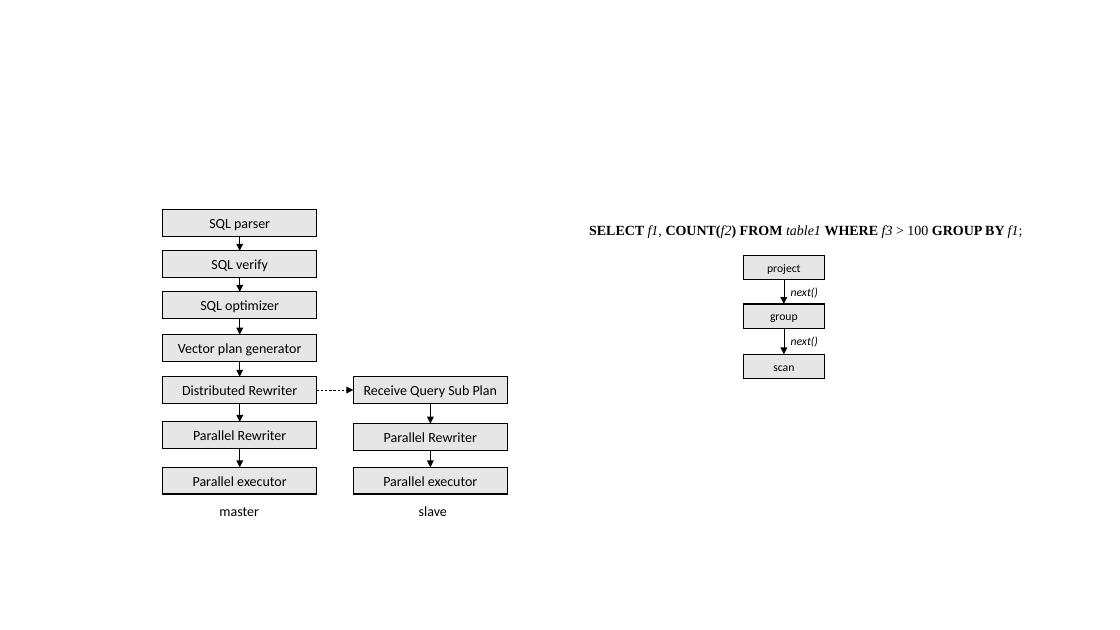
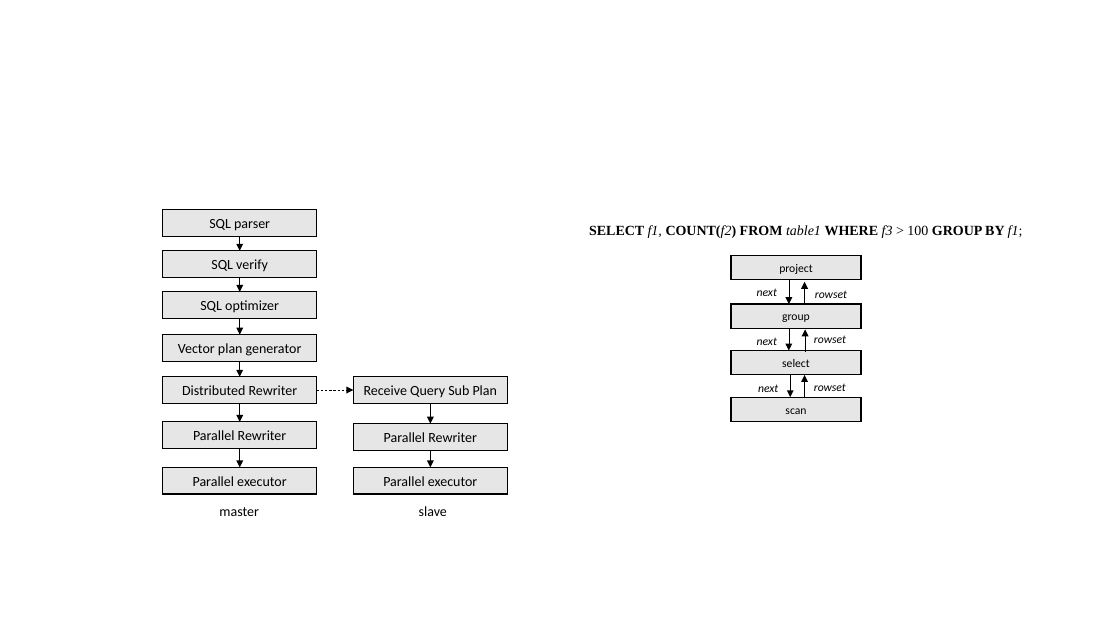
Before and after one commit to scott-zgeng/thor, a slide deck: slide 12 of doc/thor architecture.pptx (slide 11 before the commit). Drawn at 1120x630 pixels with LibreOffice and Linux fonts; fonts in the diff are those of the drawing. Boxes give left, top, right and bottom in pixels: in the first picture for what was removed or moved away, otherwise in the second. Text is boxed around its words. In the diff, an @@ line names an element or a change of style, - is before the commit and + after.

```diff
--- a/doc/thor architecture.pptx
+++ b/doc/thor architecture.pptx
@@ rectangle "project": place and size @@
-rectangle "project" at box(744, 255, 824, 280)
+rectangle "project" at box(731, 255, 861, 280)
@@ text at box(757, 288, 777, 296): text changed @@
-next()
+next
@@ arrow moved from (784, 280) - (784, 304) to (789, 280) - (789, 304) @@
@@ arrow added from (805, 304) to (805, 282), #000000 0.5 pt @@
@@ text added at box(815, 290, 847, 298), 10 pt, text #000000, italic @@
+rowset
@@ rectangle "group": place and size @@
-rectangle "group" at box(744, 304, 824, 329)
+rectangle "group" at box(731, 304, 861, 329)
@@ arrow moved from (784, 329) - (784, 355) to (789, 329) - (789, 350) @@
@@ arrow added from (806, 352) to (806, 329), #000000 0.5 pt @@
@@ rectangle added at box(731, 350, 861, 375), fill #E7E6E6, outline #000000 1 pt, 10 pt, text #000000 @@
+select
@@ text at box(757, 337, 777, 345): text changed @@
-next()
+next
@@ text added at box(814, 335, 846, 343), 10 pt, text #000000, italic @@
+rowset
@@ text added at box(758, 384, 778, 392), 10 pt, text #000000, italic @@
+next
@@ arrow added from (791, 376) to (791, 397), #000000 0.5 pt @@
@@ arrow added from (805, 397) to (805, 375), #000000 0.5 pt @@
@@ text added at box(814, 384, 846, 391), 10 pt, text #000000, italic @@
+rowset
@@ rectangle "scan": place and size @@
-rectangle "scan" at box(744, 355, 824, 379)
+rectangle "scan" at box(731, 397, 861, 422)
```
Also in this commit, not shown: 1 slide added, 1 other file.
